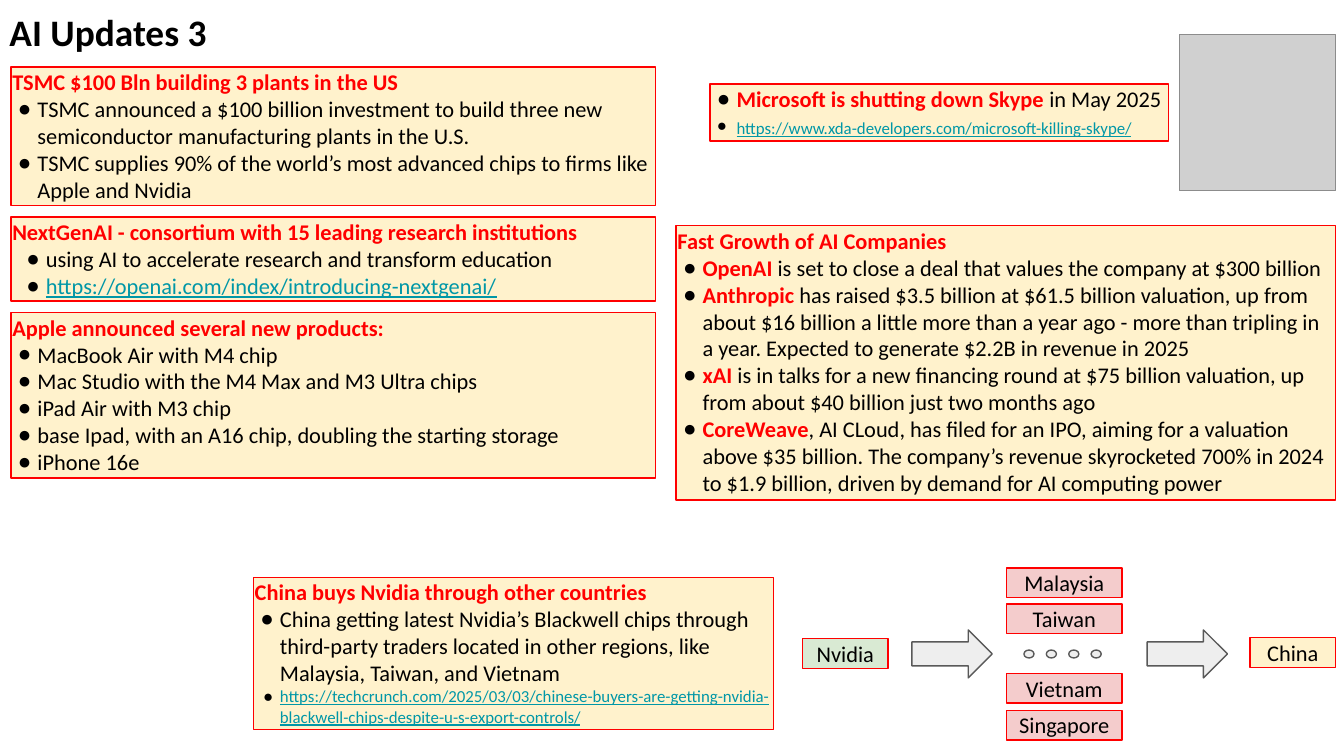
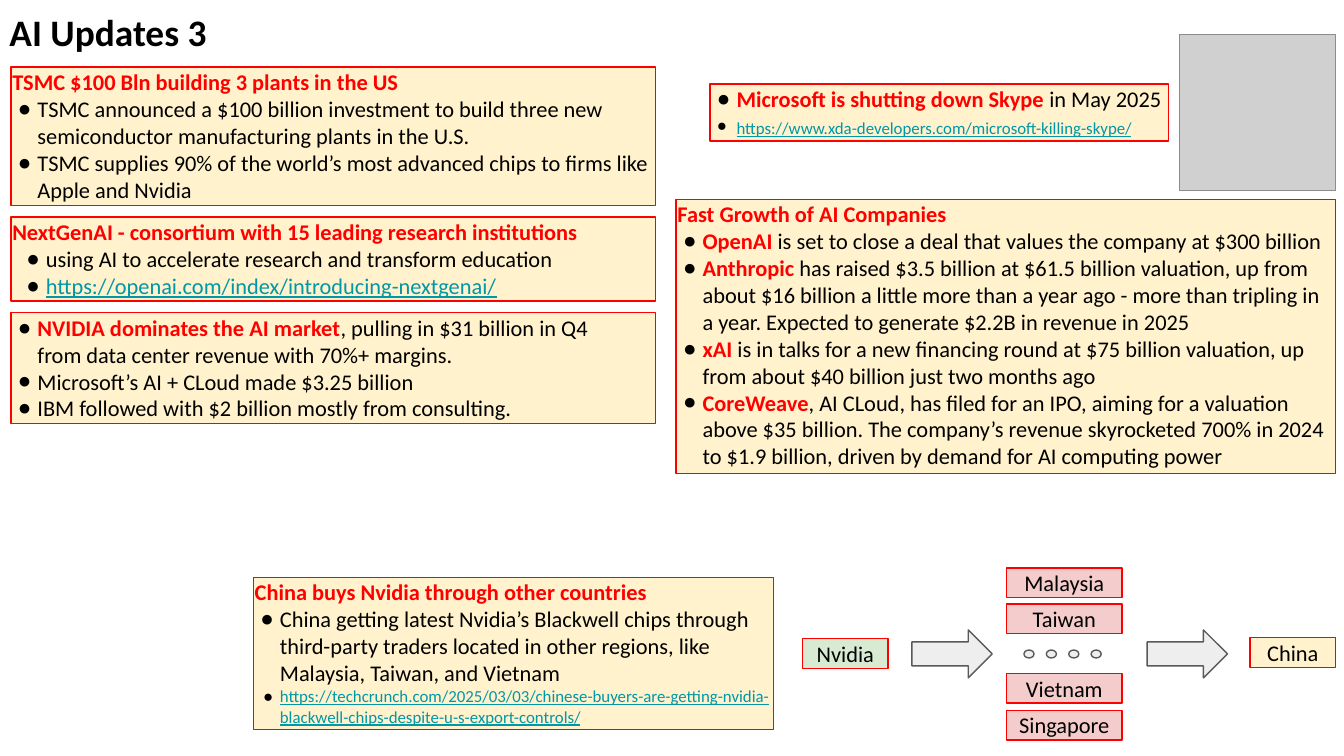
Before and after one commit to lselector/seminar, a slide deck: slide 8 of 2025/2025-03-07-AI-Updates.pptx (slide 7 before the commit). Drawn at 1344x756 pixels with LibreOffice and Linux fonts; fonts in the diff are those of the drawing; grey boxes stand for pictures. Boxes give left, top, right and bottom in pixels: in the first picture for what was removed or moved away, otherwise in the second. Text is boxed around its words. In the diff, an @@ line names an element or a change of style, - is before the commit and + after.

Commit message:
update

```diff
--- a/2025/2025-03-07-AI-Updates.pptx
+++ b/2025/2025-03-07-AI-Updates.pptx
@@ rectangle "Fast Growth of AI Companies": place and size @@
-rectangle "Fast Growth of AI Companies" at [676, 226, 1336, 500]
+rectangle "Fast Growth of AI Companies" at [676, 199, 1336, 473]
@@ rectangle removed at [11, 313, 656, 478] @@
-Apple announced several new products:
-● MacBook Air with M4 chip
-● Mac Studio with the M4 Max and M3 Ultra chips
-● iPad Air with M3 chip
-● base Ipad, with an A16 chip, doubling the starting storage
-● iPhone 16e
@@ rectangle added at [11, 313, 656, 425], fill #FFF2CC, outline #FF0000 0.75 pt, 12 pt, text #000000 @@
+● NVIDIA dominates the AI market, pulling in $31 billion in Q4
+  from data center revenue with 70%+ margins.
+● Microsoft’s AI + CLoud made $3.25 billion
+● IBM followed with $2 billion mostly from consulting.
```
Also in this commit, not shown: 2 other slides changed, 3 slides added.
